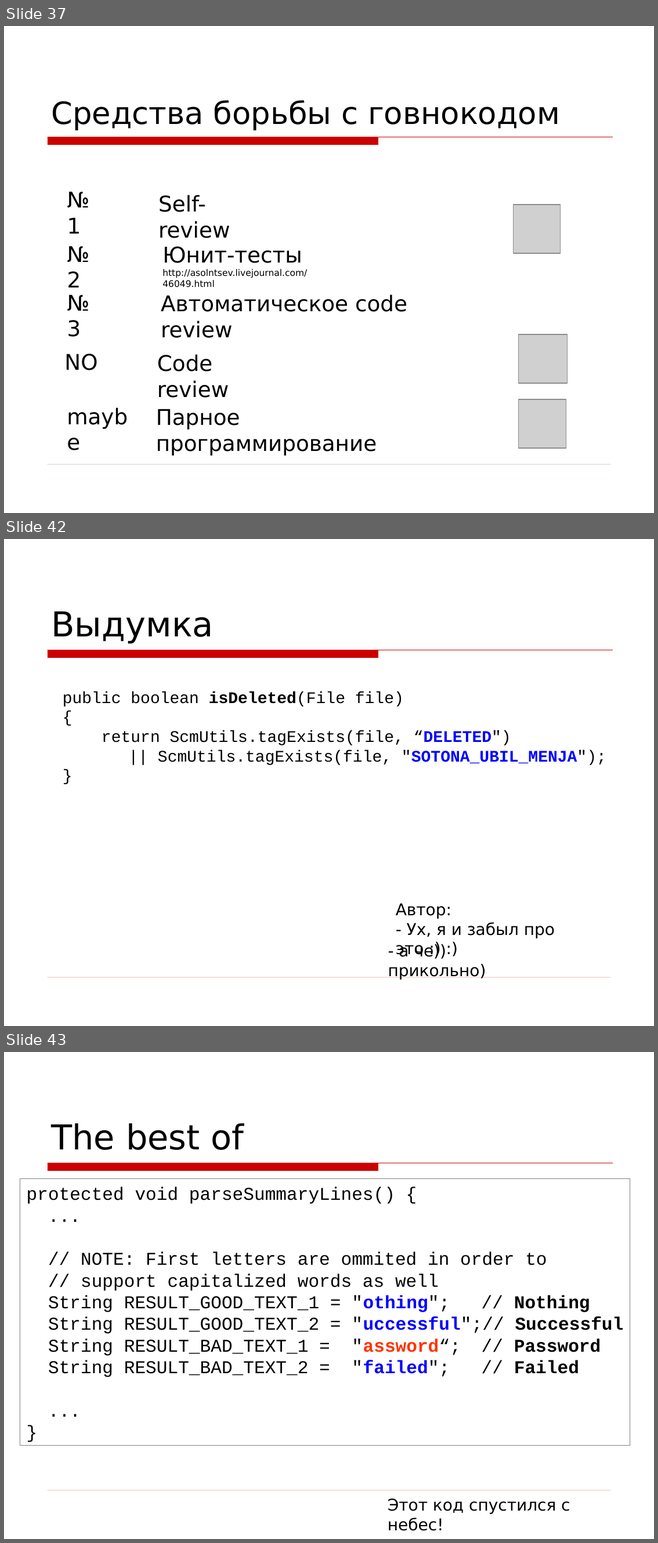
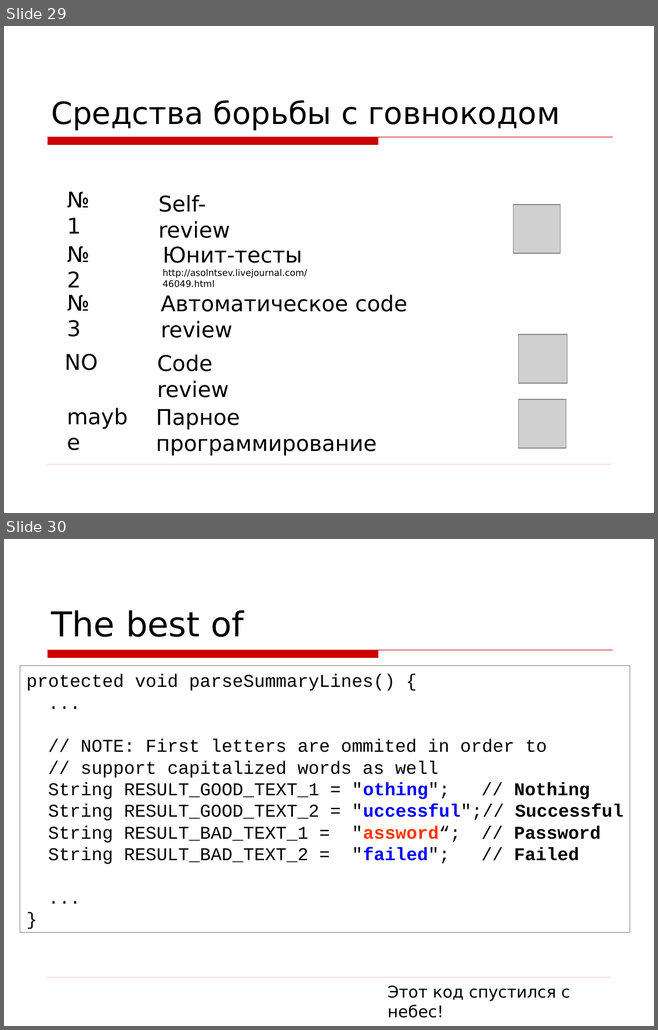
Before and after one commit to asolntsev/presentations, a slide deck: wtf-code/WTF_code.jug-lv.ru.ppt. Shown one above the other, each under a label of ours: slides 37, 42 and 43 before the commit, slides 29 and 30 after it; the slides between them are not shown. The pictures are 658x1543 and 658x1030 pixels, drawn with LibreOffice and Linux fonts; fonts in the diff are those of the drawing; grey boxes stand for pictures; background and template pictures are left out. Boxes give left, top, right and bottom in pixels: in the first picture for what was removed or moved away, otherwise in the second. Text is boxed around its words. In the diff, an @@ line names an element or a change of style, - is before the commit and + after.

```diff
--- a/wtf-code/WTF_code.jug-lv.ru.ppt
+++ b/wtf-code/WTF_code.jug-lv.ru.ppt
@@ slide 42 removed at <box>4,539,654,1026</box>, background picture (left out); not listed: 2 template elements that a slide beside it also shows @@
@@ title removed at <box>51,611,213,644</box> @@
-Выдумка
@@ text removed at <box>63,692,511,745</box> @@
-public boolean isDeleted(File file)
-{
-return ScmUtils.tagExists(file, “DELETED")
-}
@@ text removed at <box>158,750,606,765</box> @@
-|| ScmUtils.tagExists(file, "SOTONA_UBIL_MENJA");
@@ text removed at <box>396,903,554,957</box> @@
-Автор:
-- Ух, я и забыл про это :) :)
@@ text removed at <box>388,943,486,980</box> @@
-- а че)) прикольно)
@@ what was slide 37 is now slide 29 @@
@@ what was slide 43 is now slide 30 @@
```
Also in this commit, not shown: 11 slides changed, 25 other slides removed, 1 other file.
